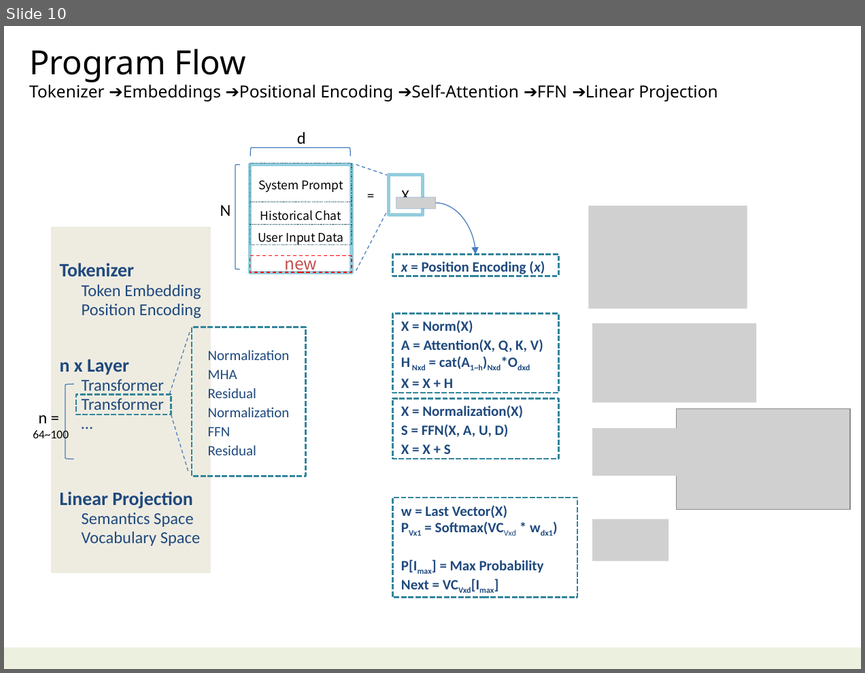
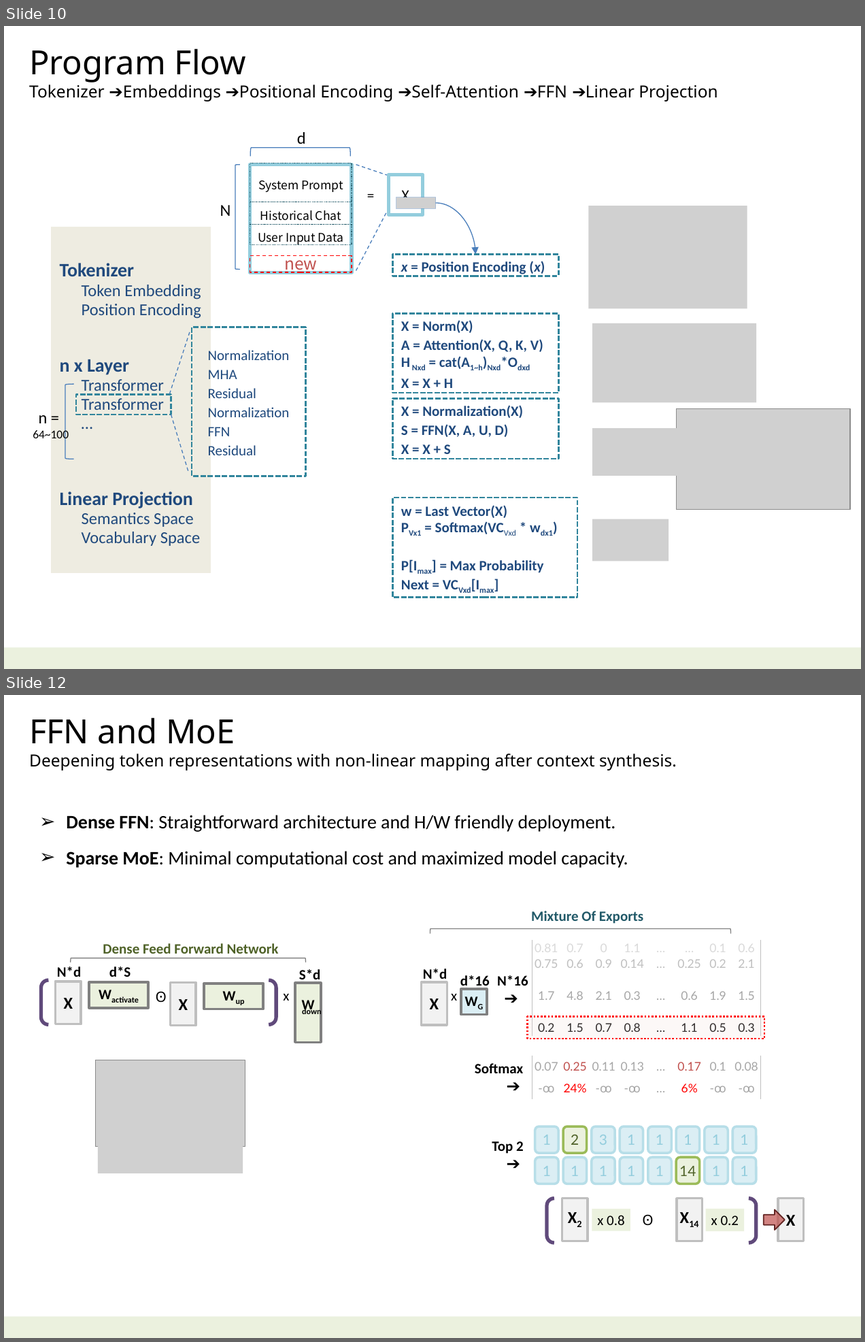
Before and after one commit to navibator/crazy-ai, a slide deck: ai-gemma.pptx. Shown one above the other, each under a label of ours: slide 10 before the commit, slides 10 and 12 after it; the slides between them are not shown. The pictures are 865x673 and 865x1342 pixels, drawn with LibreOffice and Linux fonts; fonts in the diff are those of the drawing; grey boxes stand for pictures. Boxes give left, top, right and bottom in pixels: in the first picture for what was removed or moved away, otherwise in the second. Text is boxed around its words. In the diff, an @@ line names an element or a change of style, - is before the commit and + after.

```diff
--- a/ai-gemma.pptx
+++ b/ai-gemma.pptx
@@ slide 12 added at (4, 695, 861, 1338), background #FFFFFF; not listed: 1 template element that a slide beside it also shows @@
@@ text added at (29, 717, 677, 770), 14 pt, text #000000 @@
+FFN and MoE
+Deepening token representations with non-linear mapping after context synthesis.
@@ text added at (66, 815, 628, 868), 16 pt, text #000000 @@
+➢ Dense FFN: Straightforward architecture and H/W friendly deployment.
+➢ Sparse MoE: Minimal computational cost and maximized model capacity.
@@ text added at (531, 911, 643, 923), 12 pt, text #215968, bold @@
+Mixture Of Exports
@@ left bracket added at (430, 928, 731, 934), outline #808080 0.75 pt @@
@@ left bracket added at (71, 957, 305, 962), outline #808080 0.75 pt @@
@@ text added at (103, 943, 279, 958), 12 pt, text #4F6228, bold @@
+Dense Feed Forward Network
@@ table added at (532, 940, 759, 1036), 6 rows, 8 columns @@
+0.81 | 0.7 | 0 | 1.1 | … | … | 0.1 | 0.6
+0.75 | 0.6 | 0.9 | 0.14 | … | 0.25 | 0.2 | 2.1
+ |  |  |  |  |  |  | 
+1.7 | 4.8 | 2.1 | 0.3 | … | 0.6 | 1.9 | 1.5
+ |  |  |  |  |  |  | 
+0.2 | 1.5 | 0.7 | 0.8 | … | 1.1 | 0.5 | 0.3
@@ text added at (423, 968, 447, 983), 12 pt, text #000000, bold @@
+N*d
@@ text added at (460, 975, 490, 990), 12 pt, text #000000, bold @@
+d*16
@@ text added at (497, 975, 528, 985), 12 pt, text #000000, bold @@
+N*16
@@ group added at (41, 966, 321, 1042): 5 rectangles, 5 texts, 1 bracket pair @@
+Wactivate
+X
+Wup
+X
+Ꙩ
+W
+down
+x
+N*d
+d*S
+S*d
@@ rectangle added at (422, 982, 447, 1025), fill #F2F2F2, outline #BFBFBF 2 pt, 14 pt, text #000000, bold @@
+X
@@ text added at (451, 994, 457, 1000), 12 pt, text #000000 @@
+x
@@ rectangle added at (461, 989, 486, 1015), fill #DBEEF4, outline #808080 2 pt, 12 pt, text #000000, bold @@
+WG
@@ text added at (502, 989, 520, 1004), 14 pt, text #000000 @@
+➔
@@ rectangle added at (528, 1016, 765, 1038), fill #F2DCDB at 20% opacity, outline #FF0000 1.5 pt dashed @@
@@ picture added at (96, 1060, 245, 1147) @@
@@ table added at (532, 1055, 759, 1098), 2 rows, 8 columns @@
+0.07 | 0.25 | 0.11 | 0.13 | … | 0.17 | 0.1 | 0.08
+-ꚙ | 24% | -ꚙ | -ꚙ | … | 6% | -ꚙ | -ꚙ
@@ text added at (475, 1063, 523, 1073), 12 pt, text #000000, bold @@
+Softmax
@@ text added at (498, 1078, 528, 1093), 14 pt, text #000000 @@
+➔
@@ picture added at (97, 1143, 242, 1173) @@
@@ text added at (492, 1141, 524, 1153), 12 pt, text #000000, bold @@
+Top 2
@@ text added at (498, 1155, 528, 1170), 14 pt, text #000000 @@
+➔
@@ group added at (535, 1126, 755, 1183): 16 rounded rectangles @@
+1
+2
+3
+1
+1
+1
+1
+1
+1
+1
+1
+1
+1
+14
+1
+1
@@ bracket pair added at (547, 1198, 755, 1242), outline #604A7B 3 pt @@
@@ rectangle added at (562, 1198, 587, 1241), fill #F2F2F2, outline #BFBFBF 2 pt, 14 pt, text #000000, bold @@
+X2
@@ rectangle added at (677, 1198, 702, 1241), fill #F2F2F2, outline #BFBFBF 2 pt, 14 pt, text #000000, bold @@
+X14
@@ rectangle added at (778, 1198, 804, 1241), fill #F2F2F2, outline #BFBFBF 2 pt, 14 pt, text #000000, bold @@
+X
@@ rectangle added at (592, 1208, 630, 1231), fill #EBF1DE, 12 pt, text #000000 @@
+x 0.8
@@ text added at (642, 1214, 653, 1225), 12 pt, text #000000 @@
+Ꙩ
@@ rectangle added at (706, 1208, 745, 1231), fill #EBF1DE, 12 pt, text #000000 @@
+x 0.2
@@ down arrow added at (764, 1210, 785, 1230), fill #C0504D at 70% opacity, outline #632523 1 pt @@
```
Also in this commit, not shown: 6 slides changed, 3 slides removed, 1 other file.
